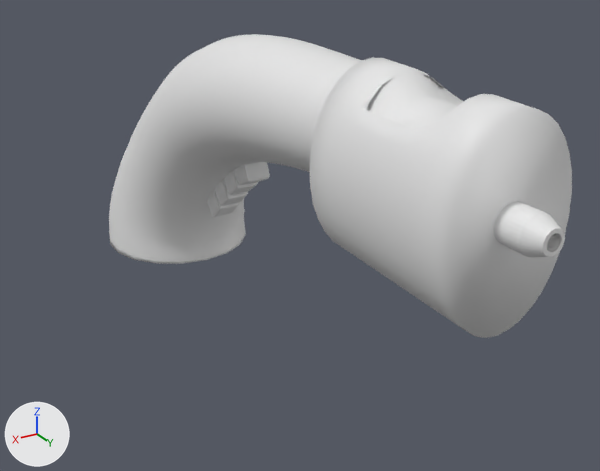
Two versions of the Blender file kenny.blend, one commit apart.
One viewpoint serves both versions: a camera (50 mm lens) standing at (0.0815, 0.1276, 0.0548) and looking at (-0.0115, -0.0274, -0.0227). Lighting does not change. The marker at lower left points along +X, +Y and +Z.
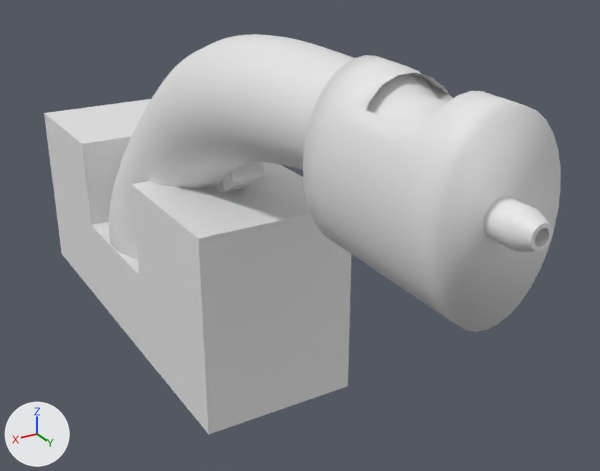
The newer file is also turned or shifted as a whole; pictures and numbers use the older file's frame.

The change in detail:
Mesh me_cube_004 is new.
It has 167 vertices, 123 faces and spans x -1.0..1.0, y -1.0..1.0, z -1.0..1.0.
Object 'Cylinder.001' (ob_cylinder_001) moves from (0.0, 0.0513, 0.0101) to (0.0, 0.0492, 0.0101).
Object 'Cube' (ob_cube) moves from (0.0, -0.0292, -0.0049) to (0.0, -0.0313, -0.0049).
Object 'Cube.001' (ob_cube_001) moves from (0.0, -0.0348, -0.0087) to (0.0, -0.037, -0.0087).
Object 'Cylinder' (ob_cylinder) moves from (0.0, 0.0201, 0.0096) to (0.0, 0.0179, 0.0096).
Object 'Cube.004' (ob_cube_004) is new; it shows me_cube_004.
Its location is (0.0, -0.0745, -0.0369).
Its scale is (0.019, 0.0577, 0.0242).

What differs and where, as boxes (x1, y1, x2, y2) in the pictures (600 x 471 px):
'Cube.004', added
    after: (44, 99, 351, 434)
'Cylinder', moved
    before: (310, 57, 572, 338)
    after: (303, 55, 561, 332)
'Cylinder.001', moved
    before: (494, 201, 565, 257)
    after: (483, 197, 553, 252)
'Cube', moved
    before: (235, 162, 270, 185)
    after: (231, 162, 265, 182)
'Cube.001', moved
    before: (224, 170, 258, 195)
    after: (221, 173, 254, 192)
